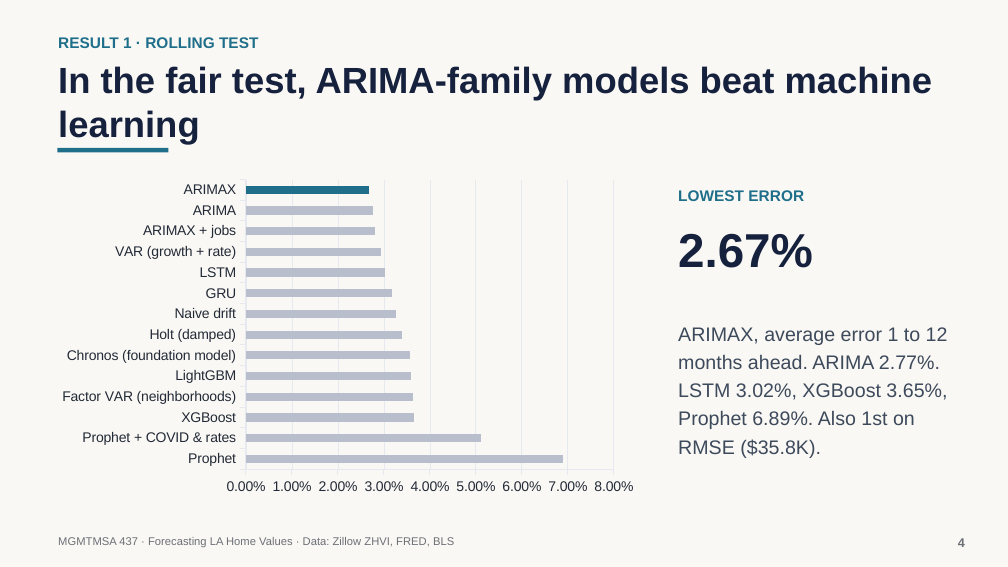
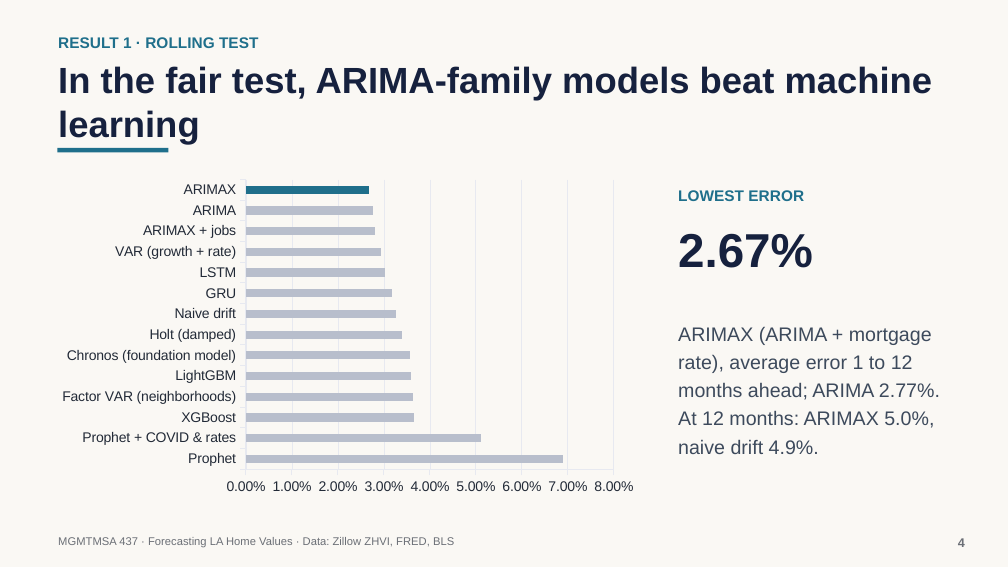
Before and after one commit to neiltd/la-housing-forecast, a slide deck: slide 4 of slides/LA_home_values_slides.pptx. Drawn at 1008x567 pixels with LibreOffice and Linux fonts; fonts in the diff are those of the drawing. Boxes give left, top, right and bottom in pixels: in the first picture for what was removed or moved away, otherwise in the second. Text is boxed around its words. In the diff, an @@ line names an element or a change of style, - is before the commit and + after.

```diff
--- a/slides/LA_home_values_slides.pptx
+++ b/slides/LA_home_values_slides.pptx
@@ text at (678, 326, 940, 454): text changed @@
-ARIMAX, average error 1 to 12 months ahead. ARIMA 2.77%. LSTM 3.02%, XGBoost 3.65%, Prophet 6.89%. Also 1st on RMSE ($35.8K).
+ARIMAX (ARIMA + mortgage rate), average error 1 to 12 months ahead; ARIMA 2.77%. At 12 months: ARIMAX 5.0%, naive drift 4.9%.
```
Also in this commit, not shown: 9 other slides changed, 3 other files.
